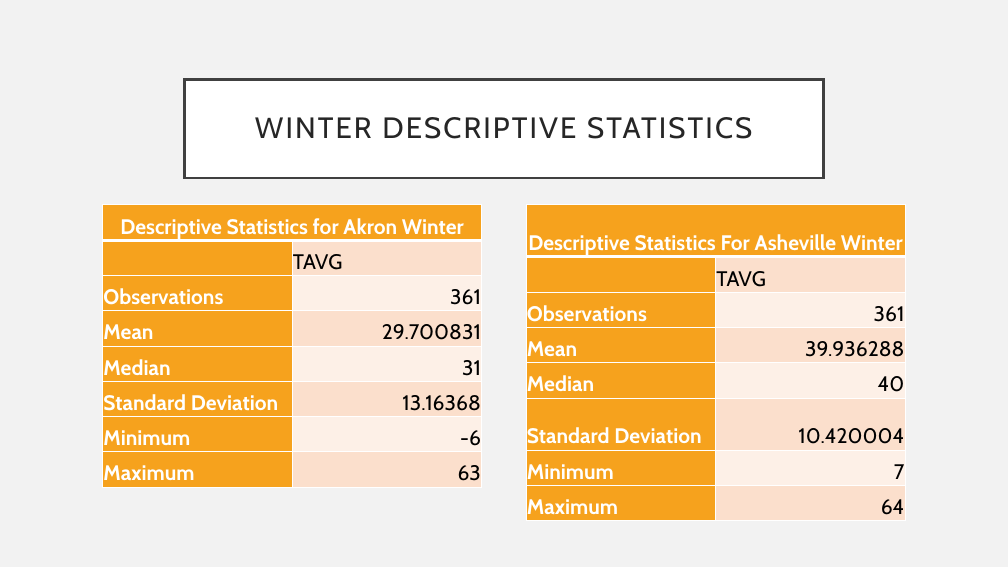
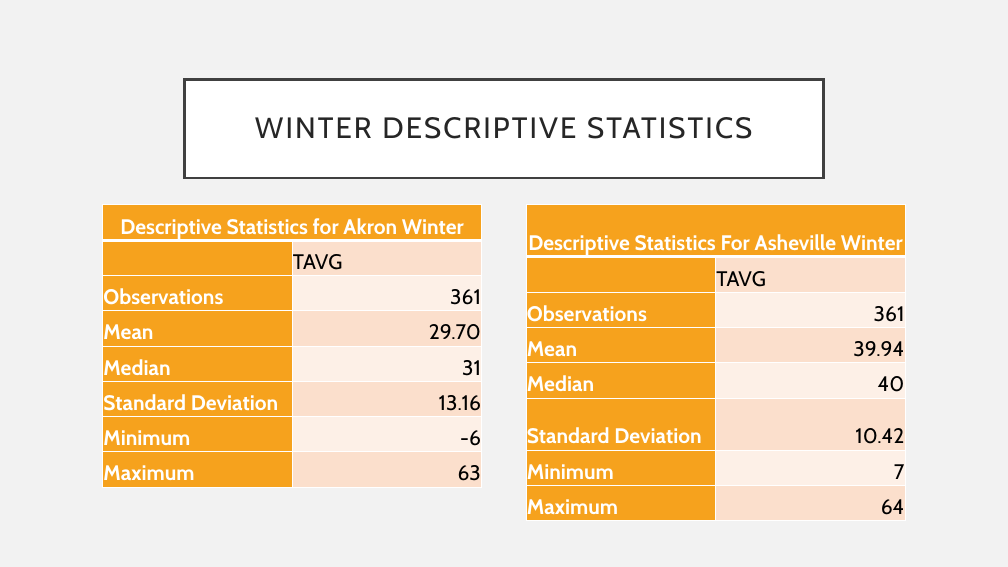
Before and after one commit to EricMaibach/AkronAshevilleWeatherAnalysis, a slide deck: slide 16 of AkronAshevillePresentation.pptx (slide 15 before the commit). Drawn at 1008x567 pixels with LibreOffice and Linux fonts; fonts in the diff are those of the drawing. Boxes give left, top, right and bottom in pixels: in the first picture for what was removed or moved away, otherwise in the second. Text is boxed around its words. In the diff, an @@ line names an element or a change of style, - is before the commit and + after.

```diff
--- a/AkronAshevillePresentation.pptx
+++ b/AkronAshevillePresentation.pptx
@@ table at [103,205,482,521] @@
-row 4, column 2: 29.700831
+row 4, column 2: 29.70
-row 6, column 2: 13.16368
+row 6, column 2: 13.16
@@ table at [526,205,906,521] @@
-row 4, column 2: 39.936288
+row 4, column 2: 39.94
-row 6, column 2: 10.420004
+row 6, column 2: 10.42
```
Also in this commit, not shown: 3 other slides changed, 7 slides added, 1 slide removed, 1 other file.
